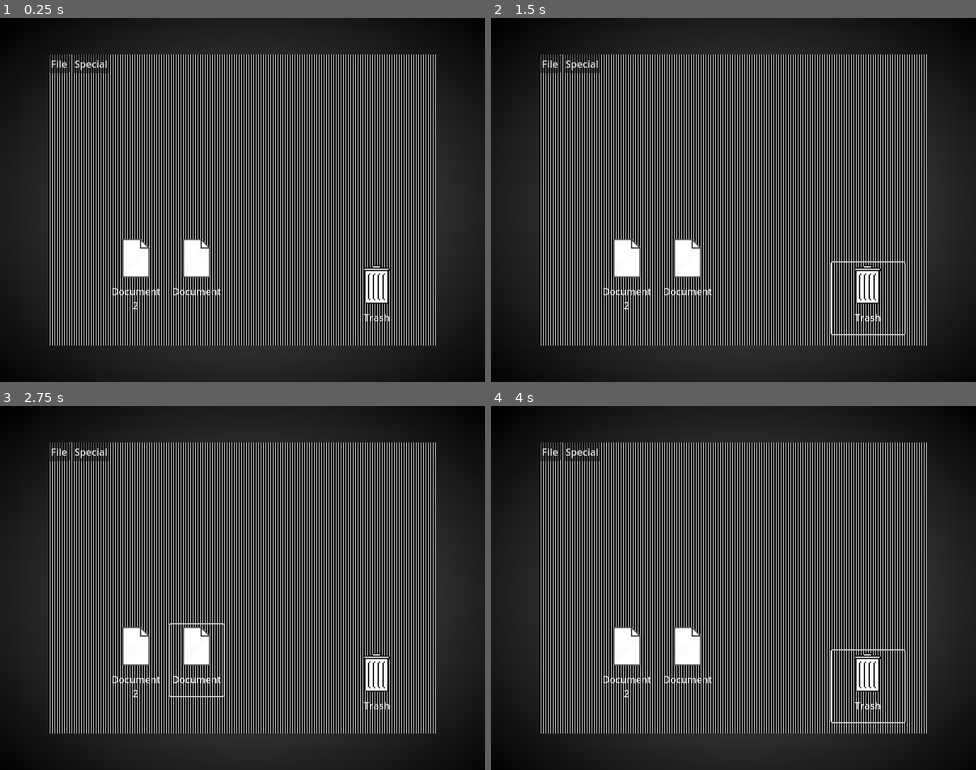
Above: before the commit, frames 1-4 (two rows, left to right).
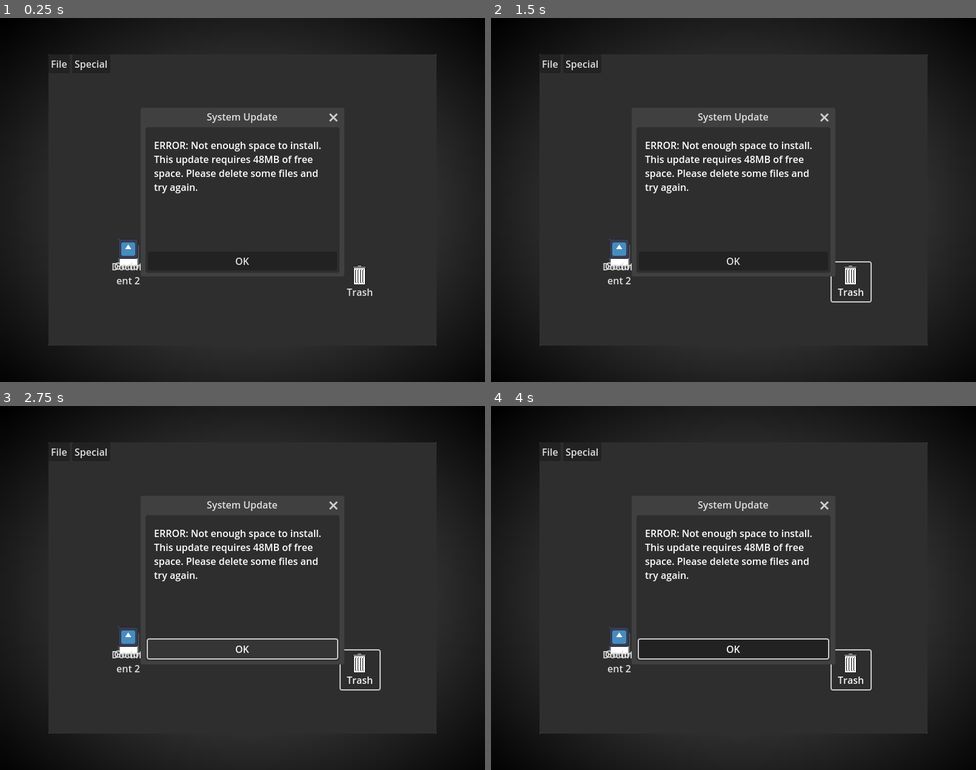
Above: after the commit, the same moments.

Repository: ee0pdt/gwj-78-erase
Game: Godot game, scene res://main.tscn
Two runs of this game, one before a commit and one after it. Both use one fixed random seed, a clock stepped at 60 frames per second and the inputs below. The engine's default icon, where the game draws it, is replaced by a stand-in: a white triangle on a blue panel in a dark square.
Inputs (mouse positions are in pixels of both pictures, inside the frame that each line leads up to):
- Up to frame 1 (0.25 s): no input
- Up to frame 2 (1.5 s): click (617, 254) at 0.5 s, where only the run after the commit has a clickable "Godot"; click "Trash" at 1.25 s
- Up to frame 3 (2.75 s): click "Document" at 2 s
- Up to frame 4 (4 s): click "Document 2" at 2.75 s; click "Trash" at 3.5 s

The runs differ from the first frame. In frame 1, 63% of the frame differs, in the area x 10-90%, y 10-90%; in frame 2, 63%; in frame 3, 63%; in frame 4, 63%.

Commit message:
Added applciation

Diff:
--- /dev/null
+++ b/application.gd
@@ -0,0 +1,6 @@
+class_name Application
+extends FileSystemItem
+
+
+func get_type() -> String:
+	return "application"
--- a/file_system_item.gd
+++ b/file_system_item.gd
@@ -17,7 +17,9 @@
 func _get_drag_data(_position):
 	# Create a preview of the drag
 	var preview = Button.new()
-	preview.icon = icon
+	preview.icon = self.icon
+	preview.expand_icon = self.expand_icon
+	preview.size = self.size
 	preview.size = self.size
 	preview.text = self.text
 	preview.icon_alignment = self.icon_alignment
--- a/main.tscn
+++ b/main.tscn
@@ -8,6 +8,8 @@
 [ext_resource type="Script" uid="uid://bykqjgpcn73br" path="res://document.gd" id="6_7mycd"]
 [ext_resource type="Texture2D" uid="uid://c8l3nhsy06asv" path="res://assets/images/document.png" id="6_272bh"]
 [ext_resource type="Script" uid="uid://bgsgt0niuif7a" path="res://menu_bar.gd" id="8_5vw27"]
+[ext_resource type="Texture2D" uid="uid://7t1a23q1qagy" path="res://icon.svg" id="8_kek77"]
+[ext_resource type="Script" uid="uid://dmdsd5sq65irp" path="res://application.gd" id="9_4c57u"]
 
 [sub_resource type="Gradient" id="Gradient_0xm2m"]
 offsets = PackedFloat32Array(0, 0.330986, 1)
@@ -19,16 +21,6 @@
 fill_from = Vector2(0.5, 0.5)
 fill_to = Vector2(1, 1)
 
-[sub_resource type="Gradient" id="Gradient_h2yge"]
-offsets = PackedFloat32Array(0.566901, 0.580986, 1)
-colors = PackedColorArray(0, 0, 0, 1, 1, 1, 1, 1, 1, 1, 1, 1)
-
-[sub_resource type="GradientTexture2D" id="GradientTexture2D_1bvp3"]
-gradient = SubResource("Gradient_h2yge")
-width = 4
-height = 4
-repeat = 1
-
 [node name="Node2D" type="Node2D"]
 script = ExtResource("1_lquwl")
 
@@ -51,7 +43,7 @@
 size = Vector2i(640, 480)
 borderless = true
 
-[node name="Window" type="Window" parent="CanvasLayer/Screen"]
+[node name="Install window" type="Window" parent="CanvasLayer/Screen"]
 auto_translate_mode = 1
 title = "Installation"
 initial_position = 1
@@ -62,7 +54,7 @@
 keep_title_visible = true
 script = ExtResource("2_0xm2m")
 
-[node name="Panel" type="PanelContainer" parent="CanvasLayer/Screen/Window"]
+[node name="Panel" type="PanelContainer" parent="CanvasLayer/Screen/Install window"]
 anchors_preset = 15
 anchor_right = 1.0
 anchor_bottom = 1.0
@@ -80,7 +72,6 @@
 
 [node name="DesktopBackground" type="TextureRect" parent="CanvasLayer/Screen/Desktop"]
 layout_mode = 2
-texture = SubResource("GradientTexture2D_1bvp3")
 stretch_mode = 1
 
 [node name="Trash" type="Button" parent="CanvasLayer/Screen/Desktop/DesktopBackground"]
@@ -88,8 +79,8 @@
 layout_mode = 0
 offset_left = 482.0
 offset_top = 342.99
-offset_right = 602.0
-offset_bottom = 414.99
+offset_right = 546.0
+offset_bottom = 406.99
 theme_override_colors/font_outline_color = Color(0, 0, 0, 1)
 theme_override_constants/icon_max_width = 64
 text = "Trash"
@@ -97,6 +88,7 @@
 flat = true
 icon_alignment = 1
 vertical_icon_alignment = 2
+expand_icon = true
 script = ExtResource("4_1bvp3")
 hover_icon_file = "uid://7t1a23q1qagy"
 
@@ -106,12 +98,13 @@
 offset_left = 200.0
 offset_top = 300.0
 offset_right = 289.0
-offset_bottom = 418.0
+offset_bottom = 364.0
 text = "Document"
 icon = ExtResource("6_272bh")
 flat = true
 icon_alignment = 1
 vertical_icon_alignment = 2
+expand_icon = true
 script = ExtResource("6_7mycd")
 file_size = 7.5
 
@@ -120,16 +113,33 @@
 layout_mode = 0
 offset_left = 100.0
 offset_top = 300.0
-offset_right = 189.0
-offset_bottom = 418.0
+offset_right = 164.0
+offset_bottom = 377.0
 text = "Document 2"
 icon = ExtResource("6_272bh")
 flat = true
 autowrap_mode = 1
 icon_alignment = 1
 vertical_icon_alignment = 2
+expand_icon = true
 script = ExtResource("6_7mycd")
 file_size = 12.5
+
+[node name="Application" type="Button" parent="CanvasLayer/Screen/Desktop/DesktopBackground"]
+unique_name_in_owner = true
+layout_mode = 0
+offset_left = 100.0
+offset_top = 300.0
+offset_right = 164.0
+offset_bottom = 364.0
+text = "Godot"
+icon = ExtResource("8_kek77")
+flat = true
+autowrap_mode = 1
+icon_alignment = 1
+vertical_icon_alignment = 2
+expand_icon = true
+script = ExtResource("9_4c57u")
 
 [node name="MenuBar" type="MenuBar" parent="CanvasLayer/Screen"]
 layout_direction = 2
@@ -161,5 +171,53 @@
 dialog_text = "Are you sure you want to delete all the items in the trash? This cannot be undone."
 dialog_autowrap = true
 
+[node name="SystemUpdateWindow" type="Window" parent="CanvasLayer/Screen"]
+title = "System Update"
+initial_position = 1
+size = Vector2i(320, 240)
+unresizable = true
+
+[node name="PanelContainer" type="PanelContainer" parent="CanvasLayer/Screen/SystemUpdateWindow"]
+anchors_preset = 15
+anchor_right = 1.0
+anchor_bottom = 1.0
+grow_horizontal = 2
+grow_vertical = 2
+
+[node name="MarginContainer" type="MarginContainer" parent="CanvasLayer/Screen/SystemUpdateWindow/PanelContainer"]
+layout_mode = 2
+theme_override_constants/margin_left = 4
+theme_override_constants/margin_top = 4
+theme_override_constants/margin_right = 4
+theme_override_constants/margin_bottom = 4
+
+[node name="VBoxContainer" type="VBoxContainer" parent="CanvasLayer/Screen/SystemUpdateWindow/PanelContainer/MarginContainer"]
+layout_mode = 2
+
+[node name="HBoxContainer" type="HBoxContainer" parent="CanvasLayer/Screen/SystemUpdateWindow/PanelContainer/MarginContainer/VBoxContainer"]
+layout_mode = 2
+
+[node name="MarginContainer" type="MarginContainer" parent="CanvasLayer/Screen/SystemUpdateWindow/PanelContainer/MarginContainer/VBoxContainer"]
+layout_mode = 2
+size_flags_vertical = 3
+theme_override_constants/margin_left = 10
+theme_override_constants/margin_top = 10
+theme_override_constants/margin_right = 10
+theme_override_constants/margin_bottom = 10
+
+[node name="RichTextLabel" type="RichTextLabel" parent="CanvasLayer/Screen/SystemUpdateWindow/PanelContainer/MarginContainer/VBoxContainer/MarginContainer"]
+layout_mode = 2
+text = "ERROR: Not enough space to install. This update requires 48MB of free space. Please delete some files and try again.
+"
+
+[node name="MarginContainer2" type="MarginContainer" parent="CanvasLayer/Screen/SystemUpdateWindow/PanelContainer/MarginContainer/VBoxContainer"]
+layout_mode = 2
+size_flags_vertical = 10
+
+[node name="Button" type="Button" parent="CanvasLayer/Screen/SystemUpdateWindow/PanelContainer/MarginContainer/VBoxContainer/MarginContainer2"]
+layout_mode = 2
+text = "OK
+"
+
 [connection signal="id_pressed" from="CanvasLayer/Screen/MenuBar/FileMenu" to="CanvasLayer/Screen/MenuBar" method="_on_file_menu_id_pressed"]
 [connection signal="id_pressed" from="CanvasLayer/Screen/MenuBar/SpecialMenu" to="CanvasLayer/Screen/MenuBar" method="_on_special_menu_id_pressed"]
Not shown, added: application.gd.uid
Binary file added: assets/fonts/ChiKareGo.ttf
Not shown, added: assets/fonts/ChiKareGo.ttf.import
